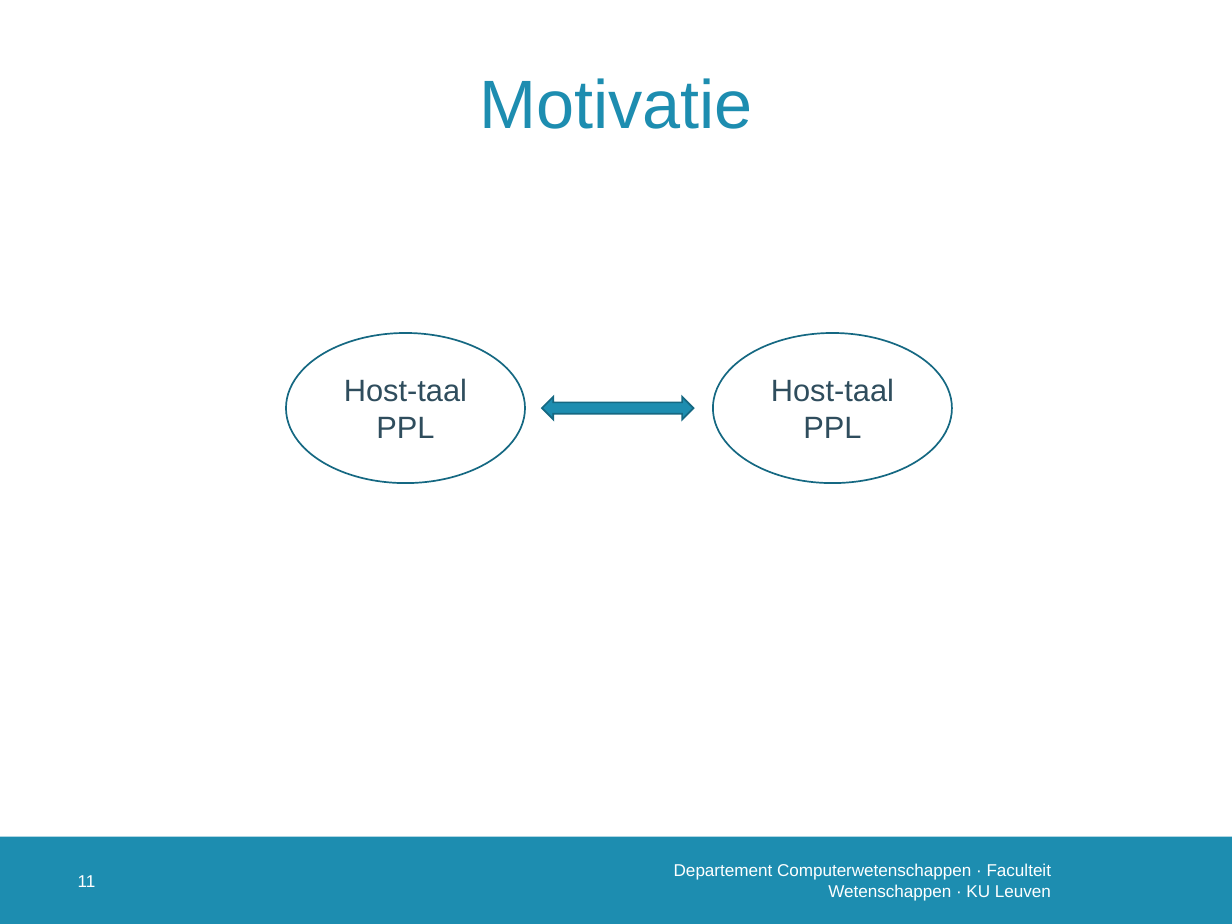
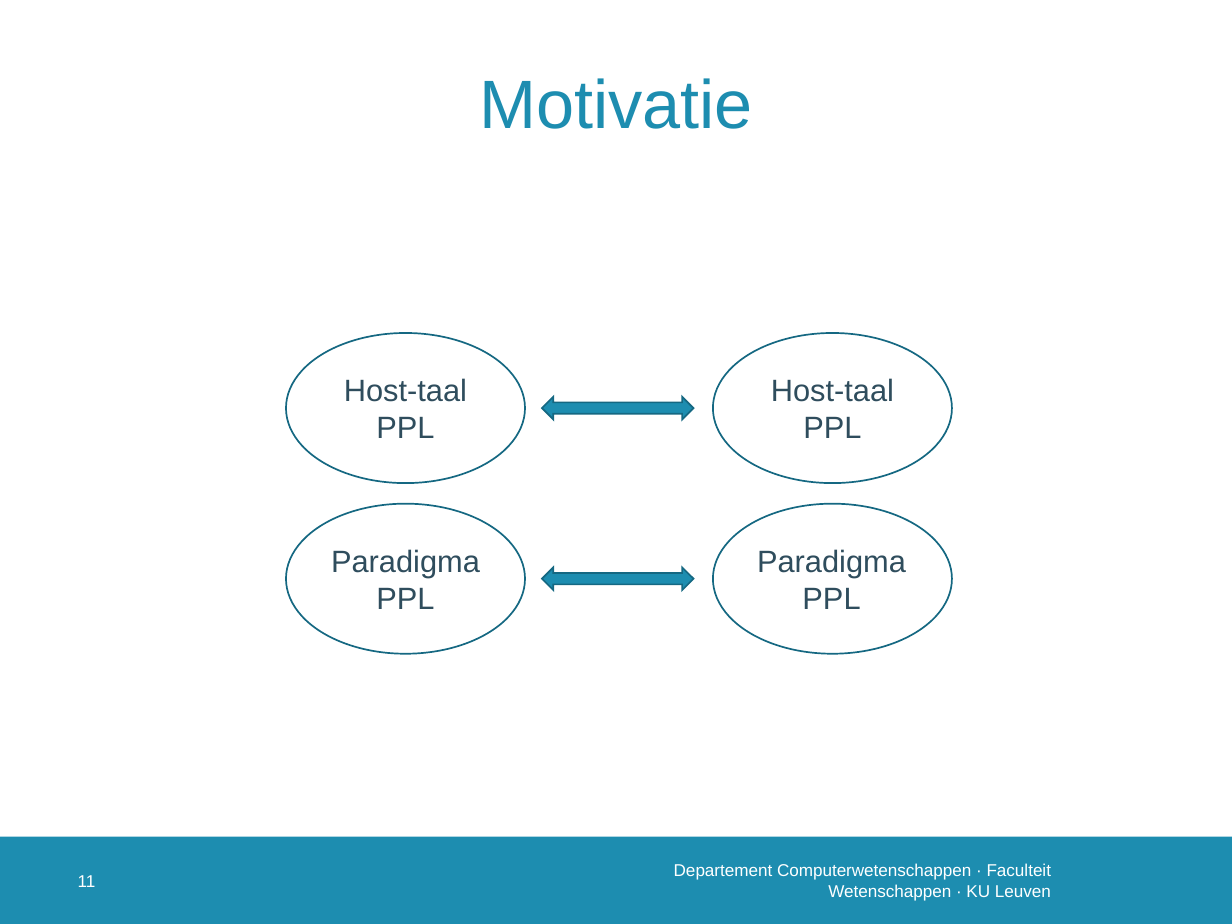
Before and after one commit to susverwimp/T208-Probabilistic-Programming-A-Case-Study, a slide deck: slide 12 of thesis/presentations/2 second/second.pptx. Drawn at 1232x924 pixels with LibreOffice and Linux fonts; fonts in the diff are those of the drawing; background and template pictures are left out. Boxes give left, top, right and bottom in pixels: in the first picture for what was removed or moved away, otherwise in the second. Text is boxed around its words. In the diff, an @@ line names an element or a change of style, - is before the commit and + after.

```diff
--- a/thesis/presentations/2 second/second.pptx
+++ b/thesis/presentations/2 second/second.pptx
@@ ellipse added at bbox=[286, 504, 525, 654], outline #156882 1 pt @@
@@ ellipse added at bbox=[713, 504, 952, 654], outline #156882 1 pt @@
@@ text added at bbox=[331, 549, 480, 609], 18 pt, text #2F4D5D @@
+Paradigma PPL
@@ left right arrow added at bbox=[542, 568, 694, 590], fill #1D8DB0, outline #156882 1 pt @@
@@ text added at bbox=[757, 549, 906, 609], 18 pt, text #2F4D5D @@
+Paradigma PPL
```
Also in this commit, not shown: 7 other slides changed.
